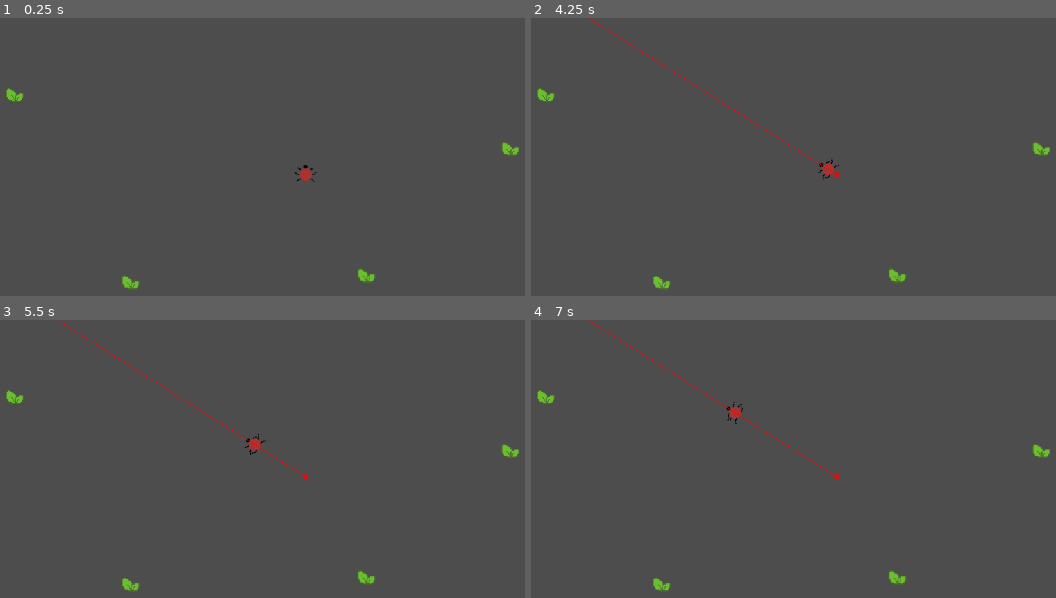
Above: before the commit, frames 1-4 (two rows, left to right).
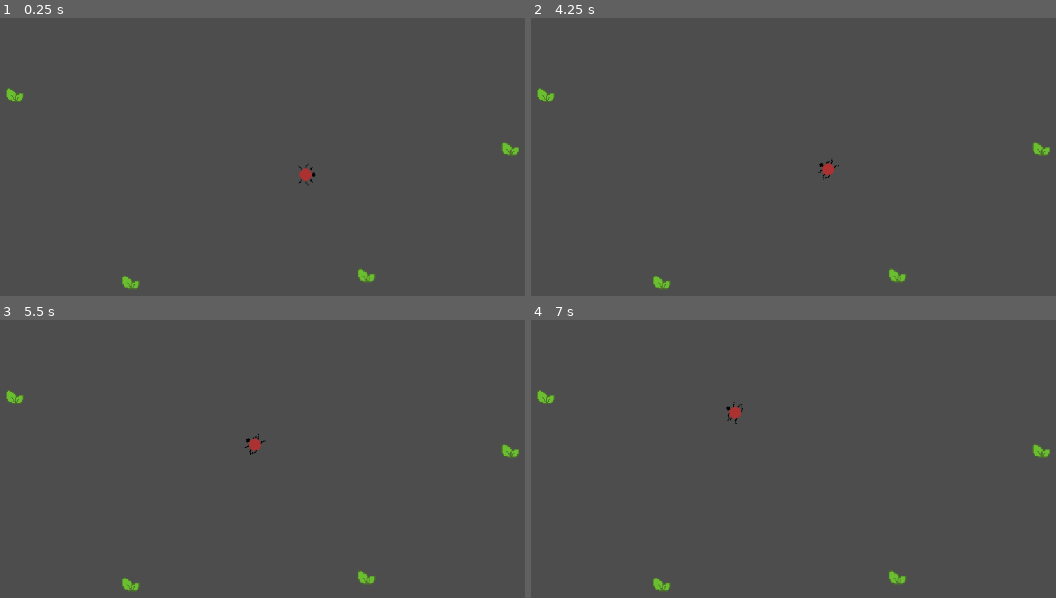
Above: after the commit, the same moments.

Repository: asecas97/Proyecto-bug
Game: Godot game, scene res://Nodes/game.tscn
Two runs of this game, one before a commit and one after it. Both use one fixed random seed, a clock stepped at 60 frames per second and the inputs below.
Inputs (mouse positions are in pixels of both pictures, inside the frame that each line leads up to):
- Up to frame 1 (0.25 s): no input
- Up to frame 2 (4.25 s): tap Enter at 0.5, 2, 3.5 s; move the mouse to (1035, 220) at 0.52 s; tap Space at 1.25, 2.75 s; move the mouse to (699, 265) at 1.27 s; move the mouse to (940, 143) at 2.02 s; move the mouse to (outside the picture) at 2.77 s; move the mouse to (outside the picture) at 3.52 s
- Up to frame 3 (5.5 s): move the mouse to (89, 478) at 4.27 s; tap Space at 5 s; move the mouse to (367, 545) at 5.02 s
- Up to frame 4 (7 s): move the mouse to (741, 431) at 5.77 s; move the mouse to (1035, 522) at 6.52 s

The runs differ from the first frame. In frame 1, less than 0.1% of the frame differs, in the area x 56-61%, y 52-61%; in frame 2, 0.3%, in the area x 10-59%, y 0-58%; in frame 3, 0.2%; in frame 4, 0.3%.

Commit message:
Hambre y comida
Finalizados los procesos de hambre y comida del escarabajo

Diff:
--- a/Nodes/bug.tscn
+++ b/Nodes/bug.tscn
@@ -6,23 +6,23 @@
 [ext_resource type="PackedScene" uid="uid://b3jqe8lofs0wq" path="res://Nodes/hunger.tscn" id="4_6bxoe"]
 [ext_resource type="PackedScene" uid="uid://bw7ira1t5pxq8" path="res://Nodes/energy.tscn" id="5_4ngc7"]
 
-[sub_resource type="AtlasTexture" id="AtlasTexture_khai6"]
+[sub_resource type="AtlasTexture" id="AtlasTexture_fgxfn"]
 atlas = ExtResource("1_khai6")
-region = Rect2(0, 0, 32, 32)
+region = Rect2(0, 32, 32, 32)
 
-[sub_resource type="AtlasTexture" id="AtlasTexture_x1qao"]
+[sub_resource type="AtlasTexture" id="AtlasTexture_6bxoe"]
 atlas = ExtResource("1_khai6")
-region = Rect2(32, 0, 32, 32)
+region = Rect2(32, 32, 32, 32)
 
-[sub_resource type="AtlasTexture" id="AtlasTexture_ypgue"]
+[sub_resource type="AtlasTexture" id="AtlasTexture_4ngc7"]
 atlas = ExtResource("1_khai6")
-region = Rect2(64, 0, 32, 32)
+region = Rect2(64, 32, 32, 32)
 
 [sub_resource type="SpriteFrames" id="SpriteFrames_khai6"]
 animations = [{
 "frames": [{
 "duration": 1.0,
-"texture": SubResource("AtlasTexture_khai6")
+"texture": SubResource("AtlasTexture_fgxfn")
 }],
 "loop": true,
 "name": &"idle",
@@ -30,10 +30,10 @@
 }, {
 "frames": [{
 "duration": 1.0,
-"texture": SubResource("AtlasTexture_x1qao")
+"texture": SubResource("AtlasTexture_6bxoe")
 }, {
 "duration": 1.0,
-"texture": SubResource("AtlasTexture_ypgue")
+"texture": SubResource("AtlasTexture_4ngc7")
 }],
 "loop": true,
 "name": &"move",
@@ -50,7 +50,7 @@
 [node name="AnimatedSprite2D" type="AnimatedSprite2D" parent="."]
 z_index = 5
 sprite_frames = SubResource("SpriteFrames_khai6")
-animation = &"move"
+animation = &"idle"
 
 [node name="Area2D" type="Area2D" parent="."]
 
@@ -67,4 +67,3 @@
 [node name="Energy" parent="." instance=ExtResource("5_4ngc7")]
 
 [node name="NavigationAgent2D" type="NavigationAgent2D" parent="."]
-debug_enabled = true
--- a/Nodes/game.tscn
+++ b/Nodes/game.tscn
@@ -66,15 +66,19 @@
 
 [node name="Food" parent="Foods" instance=ExtResource("2_s24rg")]
 position = Vector2(-314, -148)
+collision_mask = 3
 
 [node name="Food2" parent="Foods" instance=ExtResource("2_s24rg")]
 position = Vector2(182, -94)
+collision_mask = 3
 
 [node name="Food3" parent="Foods" instance=ExtResource("2_s24rg")]
 position = Vector2(38, 33)
+collision_mask = 3
 
 [node name="Food4" parent="Foods" instance=ExtResource("2_s24rg")]
 position = Vector2(-198, 40)
+collision_mask = 3
 
 [node name="Bugs" type="Node" parent="."]
 
--- a/scripts/bug.gd
+++ b/scripts/bug.gd
@@ -16,7 +16,6 @@
 func _ready() -> void:
 	health.value = 100
 	energy.value = 100
-	hunger.value = 45
 	hunger.voracity = 2
 	hunger.diet_type = "carnivorous"
 	animated_sprite.animation = "move"
@@ -29,7 +28,7 @@
 		if(ray_cast.get_collider() is FoodComponent && (hunger.value >= 25 or hunger.eating)):
 			stop()
 			if(int(eating_delta) % 1 == 0 && int(eating_delta) != 0):
-				eating_delta = 0
+				eating_delta = 0.0
 				eat(ray_cast.get_collider())
 			return
 	if(hunger.value >= 50 and !hunger.eating):
@@ -57,8 +56,8 @@
 func move(delta:float):
 	var new_velocity: Vector2 = global_position.direction_to(nav_agent.get_next_path_position())
 	position += new_velocity * delta * speed
-	animated_sprite.rotation = new_velocity.angle()+deg_to_rad(90)
-	ray_cast.rotation = new_velocity.angle()+deg_to_rad(90)
+	animated_sprite.rotation = new_velocity.angle()
+	ray_cast.rotation = new_velocity.angle()
 	animated_sprite.play("move")
 
 func eat(comida: FoodComponent):
--- a/scripts/food.gd
+++ b/scripts/food.gd
@@ -9,7 +9,6 @@
 	health_component.value = 100
 
 func setSprite() -> void:
-	print("Comida restante: "+str(health_component.value))
 	if(health_component.value < 100 and health_component.value>=75):
 		animated_sprite.set_frame_and_progress(1, animated_sprite.get_process_delta_time())
 	elif(health_component.value < 75 and health_component.value>=50):
--- a/scripts/game_manager.gd
+++ b/scripts/game_manager.gd
@@ -1,7 +1,6 @@
 extends Node
 
 func eat(comida: FoodComponent, voracity: int) -> int:
-	print("comer")
 	if(comida.health_component.value < voracity):
 		voracity = comida.health_component.value
 		comida.health_component.value = 0
--- a/scripts/hunger.gd
+++ b/scripts/hunger.gd
@@ -15,8 +15,7 @@
 func _process(delta: float) -> void:
 	if(!eating):
 		hunger_delta += delta
-		if(int(hunger_delta)%2 == 0 && int(hunger_delta) != 0):
-			print("Hunger: "+str(value))
+		if(int(hunger_delta)%4 == 0 && int(hunger_delta) != 0):
 			hunger_delta = 0
 			value += 1
 	else:
